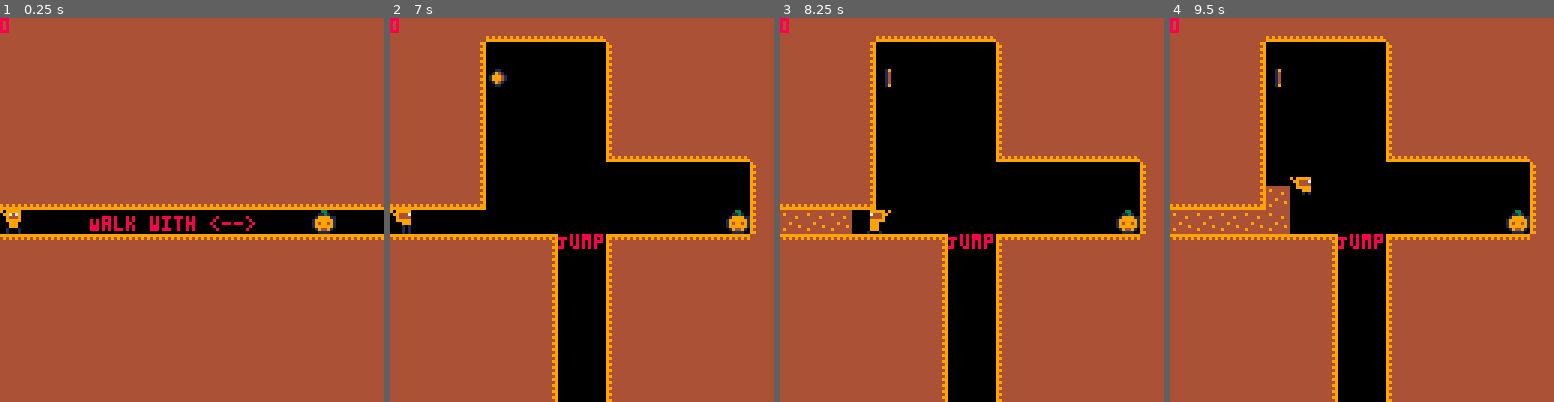
Above: before the commit, frames 1-4 (left to right).
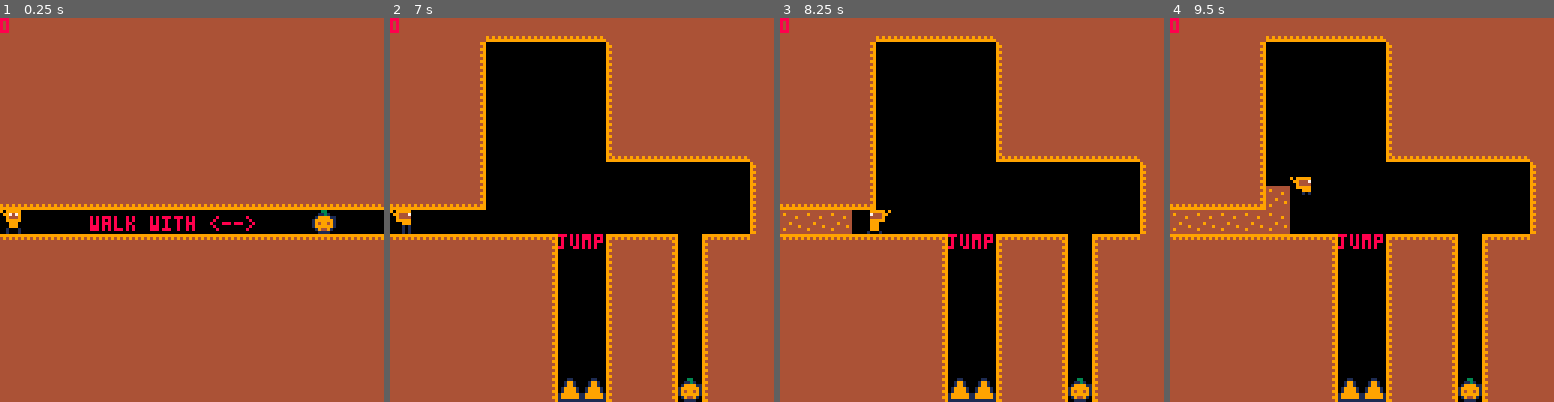
Above: after the commit, the same moments.

Repository: Loremus299/Cozy-Fall-Jam-2026
Game: PICO-8 cartridge i.p8
Two runs of this game, one before a commit and one after it. Both use one fixed random seed, a clock stepped at 60 frames per second and the inputs below.
Inputs:
- Up to frame 1 (0.25 s): no input
- Up to frame 2 (7 s): tap X (X key) at 0.33, 1.07, 1.85, 2.97, 4.08, 5.2, 6.32 s; tap O (Z key) at 0.7, 1.7, 2.1, 2.5, 2.9, 3.3, 3.7, 4.1, 4.5, 4.9, 5.3, 5.7, 6.1, 6.5, 6.9 s; hold Right 1.6-2.1 s; hold Up 2.15-2.42 s; hold Right 2.47-3.03 s; hold Left 3.08-3.58 s; hold Down 3.63-3.97 s; hold Right 4.02-4.68 s; hold Up 4.73-5.03 s; hold Left 5.08-5.68 s; hold Down 5.73-6.03 s; hold Right 6.08-6.58 s; hold Right from 6.63 s (still down)
- Up to frame 3 (8.25 s): release Right at 7.13 s; hold Up 7.18-7.45 s; tap O (Z key) at 7.3, 7.7, 8.1 s; tap X (X key) at 7.43 s; hold Right 7.5-8.07 s; hold Left from 8.12 s (still down)
- Up to frame 4 (9.5 s): tap O (Z key) at 8.5, 8.9, 9.3 s; tap X (X key) at 8.55 s; release Left at 8.62 s; hold Down 8.67-9 s; hold Right from 9.05 s (still down)

The runs differ from the first frame. In frame 1, less than 0.1% of the frame differs, in the area x 23-26%, y 51-53%; in frame 2, 4.7%, in the area x 25-94%, y 13-100%; in frame 3, 4.7%; in frame 4, 4.7%.

Commit message:
bruh

Diff:
--- a/i.p8
+++ b/i.p8
@@ -38,6 +38,23 @@
 		o.old.x = flr((o.x + (o.w / 2)) / 8) + (sd.mapX * 16)
 		o.old.y = flr((o.y + (o.h / 2)) / 8) + (sd.mapY * 16)
 	end
+end
+
+function delTrail()
+	for x = 0, 15 do
+		for y = 0, 15 do
+			local tx = sd.mapX * 16 + x
+      local ty = sd.mapY * 16 + y
+			local m = mget(tx, ty)
+			if m == 6 then
+				mset(tx, ty, 0)
+			end
+		end
+	end
+
+	for c in all(coins or {}) do
+    mset(c.tx, c.ty, c.tile)
+  end
 end
 
 function coinDetection()
@@ -138,7 +155,9 @@
 				gr = 0.5,
 				fr = 0.75
 			}
+			delTrail()
 			coins = coinDetection()
+
  end,
 		update = function()
 			playerUpdate()
@@ -146,7 +165,7 @@
 
 		draw = function()
 			levelDraw()
-			print("Walk with <-->", 30, 66, 8)
+			print("walk with <-->", 30, 66, 8)
 		end,
 	},
 	l2 = {
@@ -197,6 +216,7 @@
 				gr = 0.5,
 				fr = 0.75
 			}
+			delTrail()
 			coins = coinDetection()
  		end,
 		update = function()
@@ -205,7 +225,7 @@
 
 		draw = function()
 			levelDraw()
-			print("Jump", 56, 72, 8)
+			print("jump", 56, 72, 8)
 		end,
 	},
 
@@ -214,7 +234,7 @@
 		update = function() end,
 		draw = function()
 			cls(4)
-			print("Thank you for playing.", 20, 64, 9)
+			print("thank you for playing.", 20, 64, 9)
 		end
 	},
 
@@ -302,6 +322,10 @@
 				sceneManager.cur = sd.next
 				sceneManager[sceneManager.cur].init()
 			end
+
+			if collide(plr, sd, 4) then
+				sceneManager[sceneManager.cur].init()
+			end
 end
 
 function levelDraw()
@@ -381,8 +405,138 @@
 
 
 
+…(130 lines of a section not shown)…
 __gff__
-0004080808080300000000000000000000000000000000000000000000000000000000000000000000000000000000000000000000000000000000000000000003030300000000000000000000000000010101000000000000000000000000000303030000000000000000000000000000000000000000000000000000000000
+0004000000000300000000000000000010000000000000000000000000000000000000000000000000000000000000000000000000000000000000000000000003030300000000000000000000000000010101000000000000000000000000000303030000000000000000000000000000000000000000000000000000000000
 0000000000000000000000000000000000000000000000000000000000000000000000000000000000000000000000000000000000000000000000000000000000000000000000000000000000000000000000000000000000000000000000000000000000000000000000000000000000000000000000000000000000000000
 __map__
 5151515151515151515151515151515151515151616161616151515151515151000000000000000000000000000000000000000000000000000000000000000000000000000000000000000000000000000000000000000000000000000000000000000000000000000000000000000000000000000000000000000000000000
@@ -393,15 +547,15 @@
 5151515151515151515151515151515151515152000000000060616161616151000000000000000000000000000000000000000000000000000000000000000000000000000000000000000000000000000000000000000000000000000000000000000000000000000000000000000000000000000000000000000000000000
 5151515151515151515151515151515151515152000000000000000000000050000000000000000000000000000000000000000000000000000000000000000000000000000000000000000000000000000000000000000000000000000000000000000000000000000000000000000000000000000000000000000000000000
 6161616161616161616161616161616161616162000000000000000000000050000000000000000000000000000000000000000000000000000000000000000000000000000000000000000000000000000000000000000000000000000000000000000000000000000000000000000000000000000000000000000000000000
-0000000000000000000000000001000000000000000000000000000000000150000000000000000000000000000000000000000000000000000000000000000000000000000000000000000000000000000000000000000000000000000000000000000000000000000000000000000000000000000000000000000000000000
-4141414141414141414141414141414141414141414142000040414141414151000000000000000000000000000000000000000000000000000000000000000000000000000000000000000000000000000000000000000000000000000000000000000000000000000000000000000000000000000000000000000000000000
-5151515151515151515151515151515151515151515152000050515151515151000000000000000000000000000000000000000000000000000000000000000000000000000000000000000000000000000000000000000000000000000000000000000000000000000000000000000000000000000000000000000000000000
-5151515151515151515151515151515151515151515152000050515151515151000000000000000000000000000000000000000000000000000000000000000000000000000000000000000000000000000000000000000000000000000000000000000000000000000000000000000000000000000000000000000000000000
-5151515151515151515151515151515151515151515152000050515151515151000000000000000000000000000000000000000000000000000000000000000000000000000000000000000000000000000000000000000000000000000000000000000000000000000000000000000000000000000000000000000000000000
-5151515151515151515151515151515151515151515152000050515151515151000000000000000000000000000000000000000000000000000000000000000000000000000000000000000000000000000000000000000000000000000000000000000000000000000000000000000000000000000000000000000000000000
-5151515151515151515151515151515151515151515152000050515151515151000000000000000000000000000000000000000000000000000000000000000000000000000000000000000000000000000000000000000000000000000000000000000000000000000000000000000000000000000000000000000000000000
-5151515151515151515151515151515151515151515152000050515151515151000000000000000000000000000000000000000000000000000000000000000000000000000000000000000000000000000000000000000000000000000000000000000000000000000000000000000000000000000000000000000000000000
-0000000000000000000000000000000051616161616162000060616161616151000000000000000000000000000000000000000000000000000000000000000000000000000000000000000000000000000000000000000000000000000000000000000000000000000000000000000000000000000000000000000000000000
+0000000000000000000000000001000000000000000000000000000000000250000000000000000000000000000000000000000000000000000000000000000000000000000000000000000000000000000000000000000000000000000000000000000000000000000000000000000000000000000000000000000000000000
+4141414141414141414141414141414141414141414142000040414200404151000000000000000000000000000000000000000000000000000000000000000000000000000000000000000000000000000000000000000000000000000000000000000000000000000000000000000000000000000000000000000000000000
+5151515151515151515151515151515151515151515152000050515200505151000000000000000000000000000000000000000000000000000000000000000000000000000000000000000000000000000000000000000000000000000000000000000000000000000000000000000000000000000000000000000000000000
+5151515151515151515151515151515151515151515152000050515200505151000000000000000000000000000000000000000000000000000000000000000000000000000000000000000000000000000000000000000000000000000000000000000000000000000000000000000000000000000000000000000000000000
+5151515151515151515151515151515151515151515152000050515200505151000000000000000000000000000000000000000000000000000000000000000000000000000000000000000000000000000000000000000000000000000000000000000000000000000000000000000000000000000000000000000000000000
+5151515151515151515151515151515151515151515152000050515200505151000000000000000000000000000000000000000000000000000000000000000000000000000000000000000000000000000000000000000000000000000000000000000000000000000000000000000000000000000000000000000000000000
+5151515151515151515151515151515151515151515152000050515200505151000000000000000000000000000000000000000000000000000000000000000000000000000000000000000000000000000000000000000000000000000000000000000000000000000000000000000000000000000000000000000000000000
+5151515151515151515151515151515151515151515152101050515201505151000000000000000000000000000000000000000000000000000000000000000000000000000000000000000000000000000000000000000000000000000000000000000000000000000000000000000000000000000000000000000000000000
+0000000000000000000000000000000051616161616162414160616200606151000000000000000000000000000000000000000000000000000000000000000000000000000000000000000000000000000000000000000000000000000000000000000000000000000000000000000000000000000000000000000000000000
 0000000000000000000000000000000052000000000000000000000000000050000000000000000000000000000000000000000000000000000000000000000000000000000000000000000000000000000000000000000000000000000000000000000000000000000000000000000000000000000000000000000000000000
 0000000000000000000000000000000052000000000000000000000000000050000000000000000000000000000000000000000000000000000000000000000000000000000000000000000000000000000000000000000000000000000000000000000000000000000000000000000000000000000000000000000000000000
 0000000000000000000000000000000052000000000000000000000000000050000000000000000000000000000000000000000000000000000000000000000000000000000000000000000000000000000000000000000000000000000000000000000000000000000000000000000000000000000000000000000000000000
Not shown, changed: 144 lines of the sprite sheet (__gfx__) section of i.p8
Not shown, changed: the thumbnail (__label__) section of i.p8
Not shown, changed: the sound effects (__sfx__) section of i.p8
